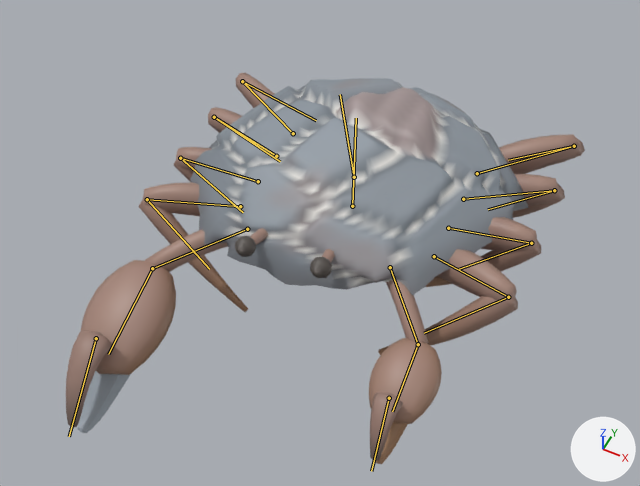
A saved change to the glTF model assets/creatures/wallcrab/wallcrab.glb.
Before and after are seen from a 50 mm lens placed at (0.87, -1.99, 2.24), pointed at (0.01, -0.29, 0.1). The lights are fixed; the arrows at lower right show +X, +Y and +Z. The older version comes first. Both versions are drawn at frame 34 of the action 'ko'; the numbers are the values there. The bones that change, and the others that lie on the model, are drawn over the model as lines.

In view in the first picture: 'wallcrab'.
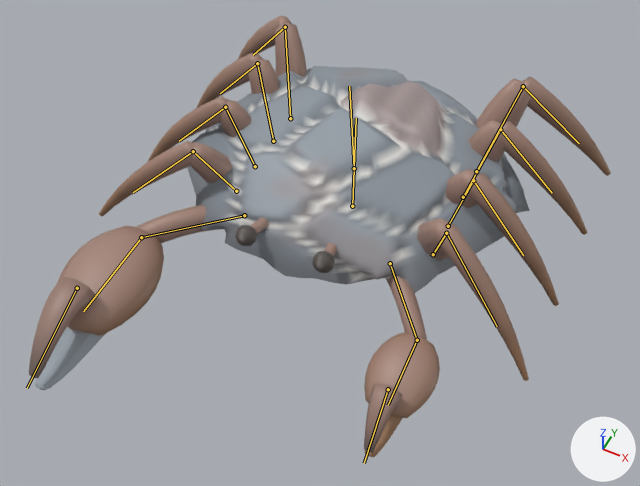
What differs and where, as boxes [x1, y1, x2, y2] in the pictures (640 x 486 px):
'wallcrab', posed (12% wider, 13% taller)
    before: [66, 73, 585, 464]
    after: [29, 15, 611, 457]
bone 'body', root to tip
    before: (354, 177) to (340, 94)
    after: (354, 168) to (349, 86)
bone 'leg_l0_a', root to tip
    before: (434, 256) to (508, 297)
    after: (433, 254) to (446, 233)
bone 'leg_l0_b', root to tip
    before: (508, 297) to (424, 333)
    after: (446, 233) to (497, 326)
bone 'leg_l1_a', root to tip
    before: (448, 228) to (531, 243)
    after: (448, 226) to (473, 180)
bone 'leg_l1_b', root to tip
    before: (531, 243) to (459, 269)
    after: (473, 180) to (523, 255)
bone 'leg_l2_a', root to tip
    before: (463, 199) to (554, 190)
    after: (463, 197) to (500, 129)
bone 'leg_l2_b', root to tip
    before: (554, 190) to (488, 209)
    after: (500, 129) to (552, 193)
bone 'leg_l3_a', root to tip
    before: (477, 173) to (574, 146)
    after: (476, 171) to (523, 86)
bone 'leg_l3_b', root to tip
    before: (574, 146) to (508, 160)
    after: (523, 86) to (579, 143)
bone 'leg_r0_a', root to tip
    before: (240, 206) to (147, 199)
    after: (236, 191) to (193, 151)
bone 'leg_r0_b', root to tip
    before: (147, 199) to (209, 269)
    after: (193, 151) to (133, 192)
bone 'leg_r1_a', root to tip
    before: (258, 181) to (180, 158)
    after: (255, 166) to (225, 107)
bone 'leg_r1_b', root to tip
    before: (180, 158) to (243, 212)
    after: (225, 107) to (179, 141)
bone 'leg_r2_a', root to tip
    before: (276, 156) to (214, 117)
    after: (273, 141) to (257, 63)
bone 'leg_r2_b', root to tip
    before: (214, 117) to (280, 161)
    after: (257, 63) to (220, 93)
bone 'leg_r3_a', root to tip
    before: (293, 133) to (242, 81)
    after: (290, 118) to (285, 27)
bone 'leg_r3_b', root to tip
    before: (242, 81) to (316, 120)
    after: (285, 27) to (253, 55)
bone 'crusher_arm', root to tip
    before: (247, 229) to (152, 268)
    after: (244, 215) to (141, 237)
bone 'cutter_arm', root to tip
    before: (390, 267) to (418, 344)
    after: (390, 263) to (417, 340)

Diff of the bpy script that builds the scene:
```diff
--- a/assets/creatures/wallcrab/wallcrab.glb.py
+++ b/assets/creatures/wallcrab/wallcrab.glb.py
@@ bone_body @@
 bone_body = bpy.data.objects['Armature'].pose.bones['body']  # child of 'root'
-bone_body.location = (0.0, -0.26, 0.0)
-bone_body.rotation_quaternion = (0.997, 0.026, 0.002, 0.07)  # degrees (3, 0, 8)
+bone_body.location = (0.0, -0.22, 0.0)
+bone_body.rotation_quaternion = (0.999, 0.026, 0.001, 0.026)  # degrees (3, 0, 3)
@@ bone_leg_l0_a @@
 bone_leg_l0_a = bpy.data.objects['Armature'].pose.bones['leg_l0_a']  # child of 'body'
-bone_leg_l0_a.rotation_quaternion = (0.993, -0.098, -0.05, -0.053)  # degrees (-11, -6, -5)
+bone_leg_l0_a.rotation_quaternion = (0.924, 0.307, 0.157, 0.165)  # degrees (39, 11, 24)
@@ bone_leg_l0_b @@
 bone_leg_l0_b = bpy.data.objects['Armature'].pose.bones['leg_l0_b']  # child of 'leg_l0_a'
-bone_leg_l0_b.rotation_quaternion = (0.875, -0.169, -0.107, 0.442)  # degrees (-23, -2, 54)
+bone_leg_l0_b.rotation_quaternion = (0.97, -0.084, -0.053, 0.22)  # degrees (-11, -4, 26)
@@ bone_leg_l1_a @@
 bone_leg_l1_a = bpy.data.objects['Armature'].pose.bones['leg_l1_a']  # child of 'body'
-bone_leg_l1_a.rotation_quaternion = (0.993, -0.106, -0.017, -0.057)  # degrees (-12, -3, -6)
+bone_leg_l1_a.rotation_quaternion = (0.924, 0.334, 0.054, 0.18)  # degrees (39, -1, 22)
@@ bone_leg_l1_b @@
 bone_leg_l1_b = bpy.data.objects['Armature'].pose.bones['leg_l1_b']  # child of 'leg_l1_a'
-bone_leg_l1_b.rotation_quaternion = (0.875, -0.173, -0.035, 0.452)  # degrees (-20, 5, 54)
+bone_leg_l1_b.rotation_quaternion = (0.97, -0.086, -0.017, 0.225)  # degrees (-10, 0, 26)
@@ bone_leg_l2_a @@
 bone_leg_l2_a = bpy.data.objects['Armature'].pose.bones['leg_l2_a']  # child of 'body'
-bone_leg_l2_a.rotation_quaternion = (0.993, -0.105, 0.023, -0.057)  # degrees (-12, 2, -7)
+bone_leg_l2_a.rotation_quaternion = (0.924, 0.331, -0.071, 0.178)  # degrees (37, -14, 17)
@@ bone_leg_l2_b @@
 bone_leg_l2_b = bpy.data.objects['Armature'].pose.bones['leg_l2_b']  # child of 'leg_l2_a'
-bone_leg_l2_b.rotation_quaternion = (0.875, -0.173, 0.046, 0.451)  # degrees (-16, 14, 53)
+bone_leg_l2_b.rotation_quaternion = (0.97, -0.086, 0.023, 0.225)  # degrees (-9, 5, 26)
@@ bone_leg_l3_a @@
 bone_leg_l3_a = bpy.data.objects['Armature'].pose.bones['leg_l3_a']  # child of 'body'
-bone_leg_l3_a.rotation_quaternion = (0.993, -0.096, 0.054, -0.052)  # degrees (-11, 6, -7)
+bone_leg_l3_a.rotation_quaternion = (0.924, 0.302, -0.171, 0.162)  # degrees (33, -24, 13)
@@ bone_leg_l3_b @@
 bone_leg_l3_b = bpy.data.objects['Armature'].pose.bones['leg_l3_b']  # child of 'leg_l3_a'
-bone_leg_l3_b.rotation_quaternion = (0.875, -0.168, 0.118, 0.439)  # degrees (-12, 21, 51)
+bone_leg_l3_b.rotation_quaternion = (0.97, -0.084, 0.059, 0.219)  # degrees (-8, 9, 25)
@@ bone_leg_r0_a @@
 bone_leg_r0_a = bpy.data.objects['Armature'].pose.bones['leg_r0_a']  # child of 'body'
-bone_leg_r0_a.rotation_quaternion = (0.993, -0.098, 0.05, 0.053)  # degrees (-11, 6, 5)
+bone_leg_r0_a.rotation_quaternion = (0.886, 0.373, -0.191, -0.201)  # degrees (49, -11, -30)
@@ bone_leg_r0_b @@
 bone_leg_r0_b = bpy.data.objects['Armature'].pose.bones['leg_r0_b']  # child of 'leg_r0_a'
-bone_leg_r0_b.rotation_quaternion = (0.875, -0.169, 0.107, -0.442)  # degrees (-23, 2, -54)
+bone_leg_r0_b.rotation_quaternion = (0.97, -0.084, 0.053, -0.22)  # degrees (-11, 4, -26)
@@ bone_leg_r1_a @@
 bone_leg_r1_a = bpy.data.objects['Armature'].pose.bones['leg_r1_a']  # child of 'body'
-bone_leg_r1_a.rotation_quaternion = (0.993, -0.106, 0.017, 0.057)  # degrees (-12, 3, 6)
+bone_leg_r1_a.rotation_quaternion = (0.895, 0.389, -0.063, -0.21)  # degrees (46, 3, -25)
@@ bone_leg_r1_b @@
 bone_leg_r1_b = bpy.data.objects['Armature'].pose.bones['leg_r1_b']  # child of 'leg_r1_a'
-bone_leg_r1_b.rotation_quaternion = (0.875, -0.173, 0.035, -0.452)  # degrees (-20, -5, -54)
+bone_leg_r1_b.rotation_quaternion = (0.97, -0.086, 0.017, -0.225)  # degrees (-10, 0, -26)
@@ bone_leg_r2_a @@
 bone_leg_r2_a = bpy.data.objects['Armature'].pose.bones['leg_r2_a']  # child of 'body'
-bone_leg_r2_a.rotation_quaternion = (0.993, -0.105, -0.023, 0.057)  # degrees (-12, -2, 7)
+bone_leg_r2_a.rotation_quaternion = (0.904, 0.37, 0.08, -0.199)  # degrees (42, 17, -18)
@@ bone_leg_r2_b @@
 bone_leg_r2_b = bpy.data.objects['Armature'].pose.bones['leg_r2_b']  # child of 'leg_r2_a'
-bone_leg_r2_b.rotation_quaternion = (0.875, -0.173, -0.046, -0.451)  # degrees (-16, -14, -53)
+bone_leg_r2_b.rotation_quaternion = (0.97, -0.086, -0.023, -0.225)  # degrees (-9, -5, -26)
@@ bone_leg_r3_a @@
 bone_leg_r3_a = bpy.data.objects['Armature'].pose.bones['leg_r3_a']  # child of 'body'
-bone_leg_r3_a.rotation_quaternion = (0.993, -0.096, -0.054, 0.052)  # degrees (-11, -6, 7)
+bone_leg_r3_a.rotation_quaternion = (0.912, 0.323, 0.183, -0.174)  # degrees (36, 26, -13)
@@ bone_leg_r3_b @@
 bone_leg_r3_b = bpy.data.objects['Armature'].pose.bones['leg_r3_b']  # child of 'leg_r3_a'
-bone_leg_r3_b.rotation_quaternion = (0.875, -0.168, -0.118, -0.439)  # degrees (-12, -21, -51)
+bone_leg_r3_b.rotation_quaternion = (0.97, -0.084, -0.059, -0.219)  # degrees (-8, -9, -25)
@@ bone_crusher_arm @@
 bone_crusher_arm = bpy.data.objects['Armature'].pose.bones['crusher_arm']  # child of 'body'
-bone_crusher_arm.rotation_quaternion = (0.99, -0.091, -0.098, 0.038)  # degrees (-11, -11, 5)
+bone_crusher_arm.rotation_quaternion = (1.0, -0.004, -0.004, 0.002)  # degrees (0, 0, 0)
@@ bone_cutter_arm @@
 bone_cutter_arm = bpy.data.objects['Armature'].pose.bones['cutter_arm']  # child of 'body'
-bone_cutter_arm.rotation_quaternion = (0.99, -0.095, 0.088, -0.051)  # degrees (-12, 9, -7)
+bone_cutter_arm.rotation_quaternion = (0.995, -0.065, 0.06, -0.035)  # degrees (-8, 7, -4)
```
